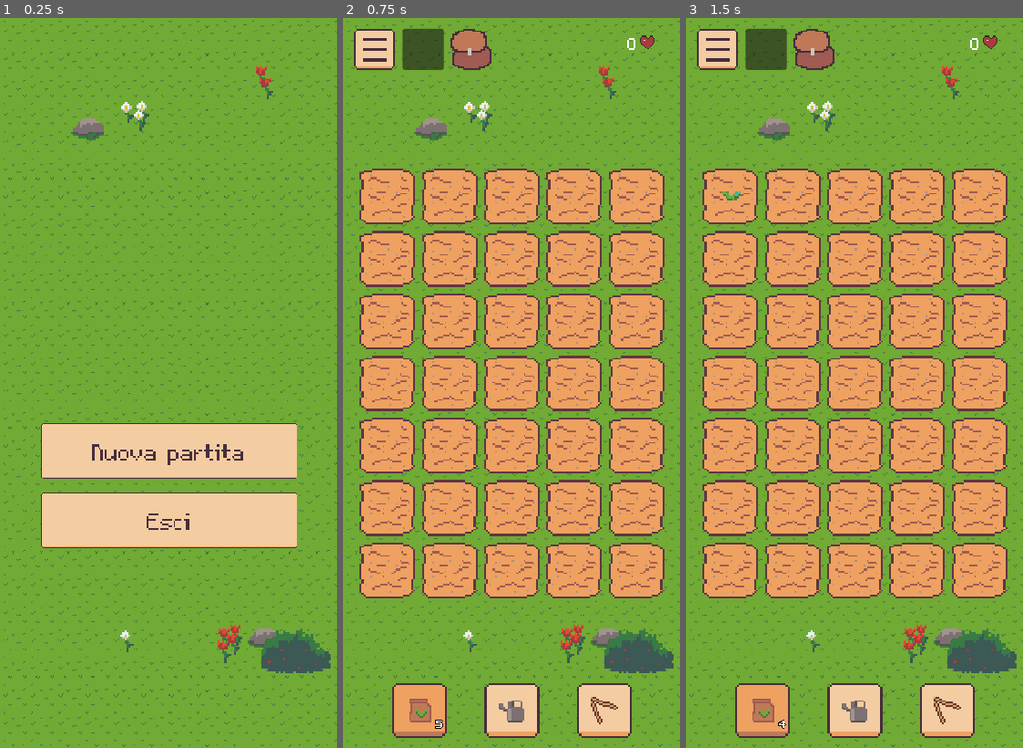
Above: before the commit, frames 1-3 (left to right).
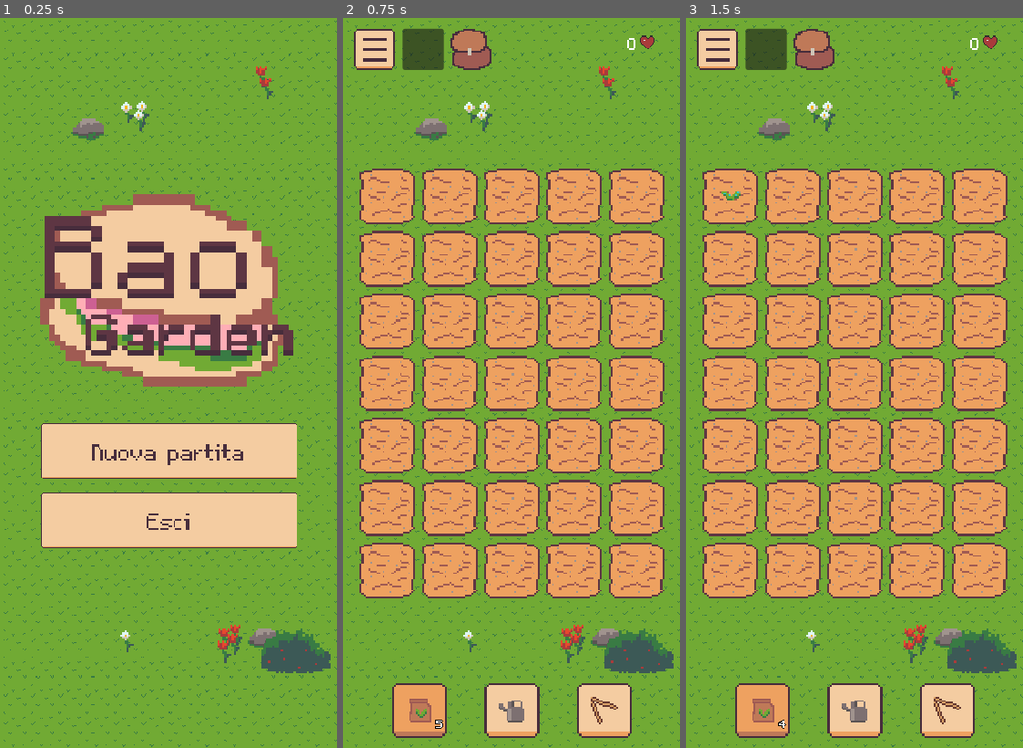
Above: after the commit, the same moments.

Repository: GitFMarco/bao-garden
Game: Godot game, scene res://scenes/main_menu.tscn
Two runs of this game, one before a commit and one after it. Both use one fixed random seed, a clock stepped at 60 frames per second and the inputs below.
Inputs (mouse positions are in pixels of both pictures, inside the frame that each line leads up to):
- Up to frame 1 (0.25 s): no input
- Up to frame 2 (0.75 s): click "Nuova partita" at 0.5 s
- Up to frame 3 (1.5 s): click (729, 193) at 1.25 s

The runs differ from the first frame. In frame 1, 15% of the frame differs, in the area x 11-88%, y 24-51%; in frame 2, nothing differs; in frame 3, nothing differs.

Commit message:
[ADD] splash screen

Diff:
--- a/source/project.godot
+++ b/source/project.godot
@@ -13,6 +13,8 @@
 config/name="Bao Garden"
 run/main_scene="uid://dwpxkxi38p034"
 config/features=PackedStringArray("4.4", "GL Compatibility")
+boot_splash/bg_color=Color(0.443137, 0.666667, 0.203922, 1)
+boot_splash/image="uid://h8cmggucpoqb"
 config/icon="uid://bcyfmufhw7dbj"
 
 [autoload]
--- a/source/scenes/main_menu.tscn
+++ b/source/scenes/main_menu.tscn
@@ -6,6 +6,7 @@
 [ext_resource type="Texture2D" uid="uid://cxrkxjqcfxejh" path="res://art/button.png" id="4_jk1qb"]
 [ext_resource type="Script" uid="uid://ct081hc5atx6y" path="res://scripts/new_game_button.gd" id="5_5dd4i"]
 [ext_resource type="Script" uid="uid://0e15oqq0k4fh" path="res://scripts/exit_game_button.gd" id="6_lgwnu"]
+[ext_resource type="Texture2D" uid="uid://h8cmggucpoqb" path="res://art/title.png" id="7_oa1go"]
 
 [sub_resource type="StyleBoxTexture" id="StyleBoxTexture_826wr"]
 texture = ExtResource("3_tbmy8")
@@ -82,5 +83,22 @@
 text = "Esci"
 script = ExtResource("6_lgwnu")
 
+[node name="TitleLogo" type="TextureRect" parent="."]
+layout_mode = 1
+anchors_preset = 8
+anchor_left = 0.5
+anchor_top = 0.5
+anchor_right = 0.5
+anchor_bottom = 0.5
+offset_left = -160.0
+offset_top = -204.0
+offset_right = 160.0
+offset_bottom = -4.0
+grow_horizontal = 2
+grow_vertical = 2
+texture = ExtResource("7_oa1go")
+expand_mode = 1
+stretch_mode = 3
+
 [connection signal="button_up" from="NewGameButton" to="NewGameButton" method="_on_button_up"]
 [connection signal="button_up" from="ExitGameButton" to="ExitGameButton" method="_on_button_up"]
Binary file added: source/art/title.png
Not shown, added: source/art/title.png.import
Not shown: 1 places in source/scenes/main_menu.tscn that only renumber resources
Not shown, changed: docs/index.html
Not shown, changed: docs/index.pck
Not shown, changed: docs/index.png
